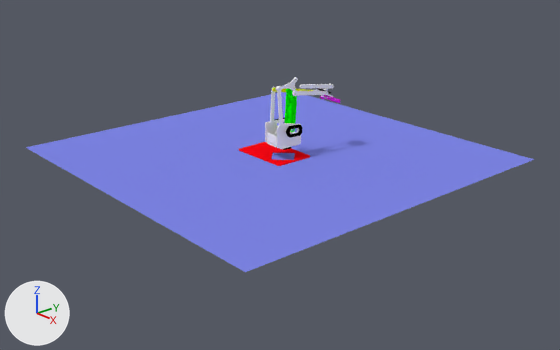
An edit to the Blender file blender3d/MeArm0.4NHS6.blend, drawn before and after from the same camera.
The view is the same before and after, from a camera (50 mm lens) standing at (1242.0, -1058.0, 558.0) and looking at (43.0, -21.0, -34.0). The axes (+X, +Y, +Z) are drawn at lower left. The lights are the same throughout.

In view in the first picture: 'Base', 'Body.Back', 'Body.Left', 'Body.Right', 'Plane', 'part_arm.003'.
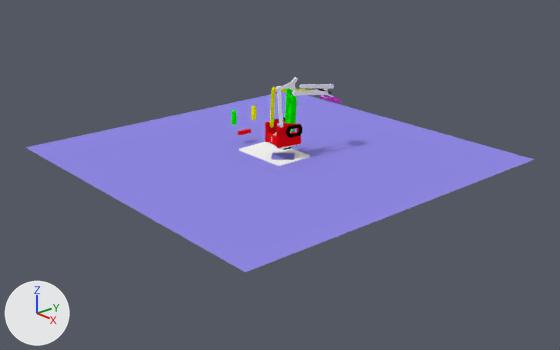
Diff of the bpy script that builds the scene:
```diff
--- a/blender3d/MeArm0.4NHS6.blend.py
+++ b/blender3d/MeArm0.4NHS6.blend.py
@@ mat_material @@
 mat_material = diffuse_material('Material')
-mat_material.base_color = (0.212, 0.239, 0.8)  # blue #7f86e7
+mat_material.base_color = (0.285, 0.257, 0.8)  # blue #918be7
@@ me_dxfmesh_003 @@
 me_dxfmesh_003.from_pydata(...)  # 316 vertices, 170 faces; spans x -370.0..355.0, y -236.0..239.0, z -8.0..8.0
-me_dxfmesh_003.materials.append(mat_material_001)  # red #ff0915
+me_dxfmesh_003.materials.append(mat_white)  # white #ffffff
@@ me_dxfmesh_002 @@
 me_dxfmesh_002.from_pydata(...)  # 140 vertices, 74 faces; spans x -125.0..125.0, y -112.0..113.0, z -8.0..8.0
-me_dxfmesh_002.materials.append(mat_white)  # white #ffffff
+me_dxfmesh_002.materials.append(mat_material_001)  # red #ff0915
@@ me_dxfmesh_093 @@
 me_dxfmesh_093.from_pydata(...)  # 236 vertices, 130 faces; spans x -152.0..148.0, y -118.0..153.0, z -8.0..7.0
-me_dxfmesh_093.materials.append(mat_white)  # white #ffffff
+me_dxfmesh_093.materials.append(mat_material_001)  # red #ff0915
@@ me_dxfmesh_011 @@
 me_dxfmesh_011.from_pydata(...)  # 220 vertices, 124 faces; spans x -170.0..130.0, y -106.0..119.0, z -8.0..7.0
-me_dxfmesh_011.materials.append(mat_white)  # white #ffffff
+me_dxfmesh_011.materials.append(mat_material_001)  # red #ff0915
@@ me_dxfmesh_017 @@
 me_dxfmesh_017.from_pydata(...)  # 162 vertices, 87 faces; spans x -21.0..420.0, y -20.0..20.0, z -8.0..7.0
-me_dxfmesh_017.materials.append(mat_white)  # white #ffffff
+me_dxfmesh_017.materials.append(mat_yello)  # yellow #ffff00
@@ me_dxfmesh_008 @@
 me_dxfmesh_008.from_pydata(...)  # 80 vertices, 44 faces; spans x -124.0..126.0, y -48.0..47.0, z -7.0..8.0
-me_dxfmesh_008.materials.append(mat_white)  # white #ffffff
+me_dxfmesh_008.materials.append(mat_material_001)  # red #ff0915
@@ me_cube @@
+me_cube.from_pydata(...)  # a box spanning x -1.0..1.0, y -1.0..1.0, z -1.0..1.0
+me_cube.materials.append(mat_yello)  # yellow #ffff00
@@ me_cube_001 @@
+me_cube_001.from_pydata(...)  # a box spanning x -1.0..1.0, y -1.0..1.0, z -1.0..1.0
+me_cube_001.materials.append(mat_green)  # green #00ff00
@@ me_cube_006 @@
+me_cube_006.from_pydata(...)  # a box spanning x -1.0..1.0, y -1.0..1.0, z -1.0..1.0
+me_cube_006.materials.append(mat_material_001)  # red #ff0915
@@ ob_controller_left @@
+ob_controller_left = bpy.data.objects.new('Controller.Left', me_cube)
+ob_controller_left.location = (-106.0, 29.0, 65.0)
+ob_controller_left.scale = (4.0, 4.0, 16.0)
@@ ob_controller_right @@
+ob_controller_right = bpy.data.objects.new('Controller.Right', me_cube_001)
+ob_controller_right.location = (-106.0, -29.0, 65.0)
+ob_controller_right.scale = (4.0, 4.0, 16.0)
@@ ob_controller_base @@
+ob_controller_base = bpy.data.objects.new('Controller.Base', me_cube_006)
+ob_controller_base.location = (-106.0, 0.0, 25.0)
+ob_controller_base.rotation_euler = (1.571, 0.0, 0.0)  # degrees (90, 0, 0)
+ob_controller_base.scale = (4.0, 4.0, 16.0)
```

Where the change shows, as pixel boxes [x1, y1, x2, y2] in the pictures (560 x 350 px):
'Plane', recoloured: [26, 92, 534, 272] in both
'Base', recoloured (red to white): [239, 142, 310, 166] in both
'Body.Right', recoloured (white to red): [277, 123, 301, 148] in both
'Body.Left', recoloured (white to red): [265, 119, 285, 142] in both
'part_arm.003', recoloured: [270, 87, 275, 128] in both
'Body.Back', recoloured: [267, 132, 280, 147] in both
'Controller.Right', added: after [231, 110, 236, 125]
'Controller.Left', added: after [251, 106, 256, 120]
'Controller.Base', added: after [238, 129, 251, 135]
